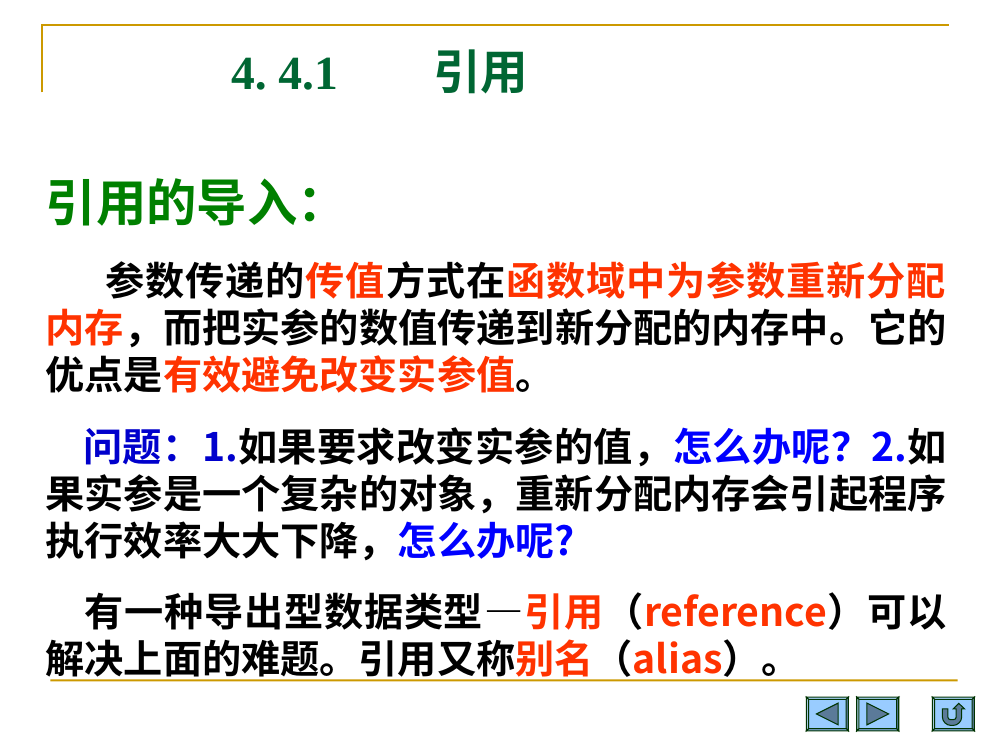
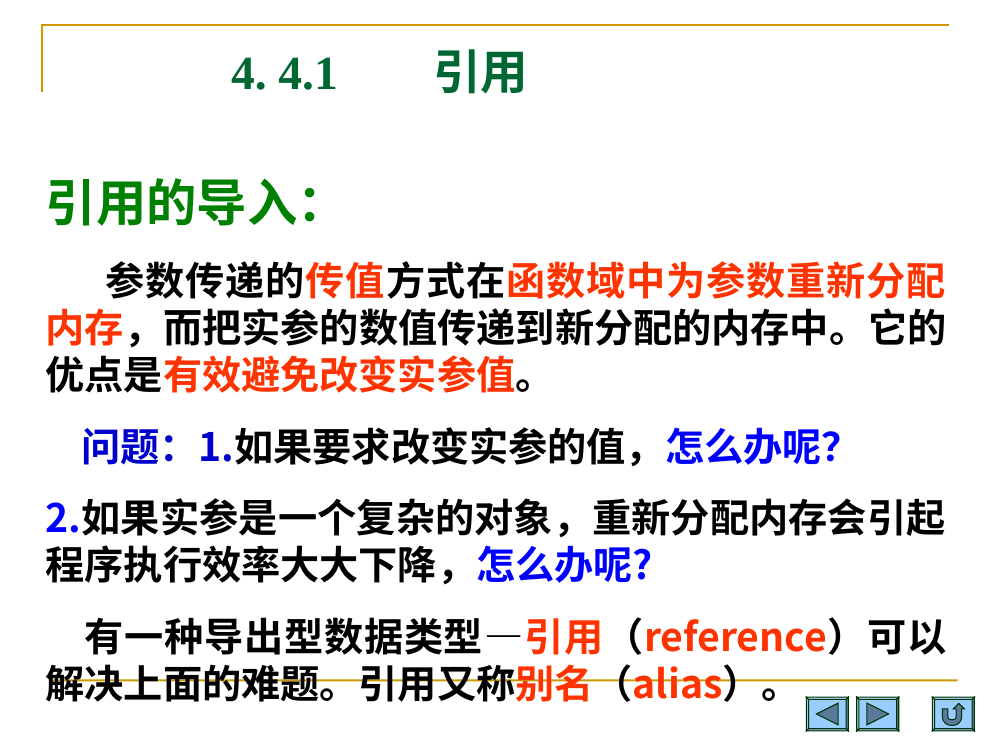
Before and after one commit to Changhe160/Changhe160.github.io, a slide deck: slide 25 of teachingRes/Cplusplus/unit04类与对象.ppt (slide 27 before the commit). Drawn at 1008x756 pixels with LibreOffice and Linux fonts; fonts in the diff are those of the drawing. Boxes give left, top, right and bottom in pixels: in the first picture for what was removed or moved away, otherwise in the second. Text is boxed around its words. In the diff, an @@ line names an element or a change of style, - is before the commit and + after.

```diff
--- a/teachingRes/Cplusplus/unit04类与对象.ppt
+++ b/teachingRes/Cplusplus/unit04类与对象.ppt
@@ text at (46,427,946,584): text changed @@
-问题：1.如果要求改变实参的值，怎么办呢？2.如果实参是一个复杂的对象，重新分配内存会引起程序执行效率大大下降，怎么办呢?
+问题：1.如果要求改变实参的值，怎么办呢？
+2.如果实参是一个复杂的对象，重新分配内存会引起程序执行效率大大下降，怎么办呢?
```
Also in this commit, not shown: 16 other slides changed, 2 slides removed.
